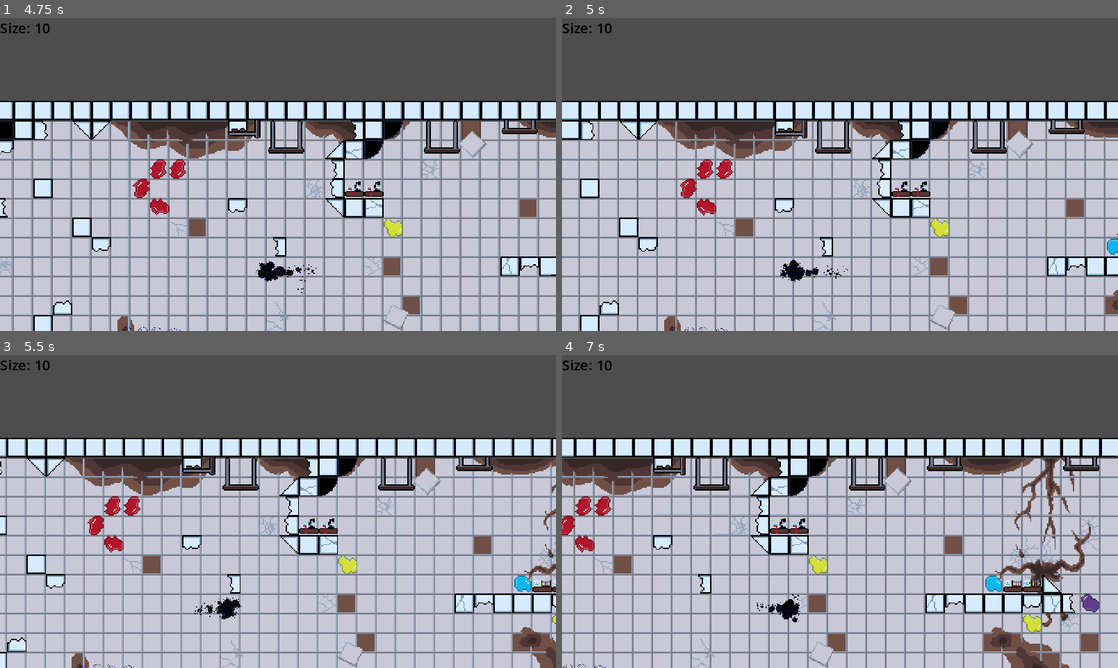
Above: before the commit, frames 1-4 (two rows, left to right).
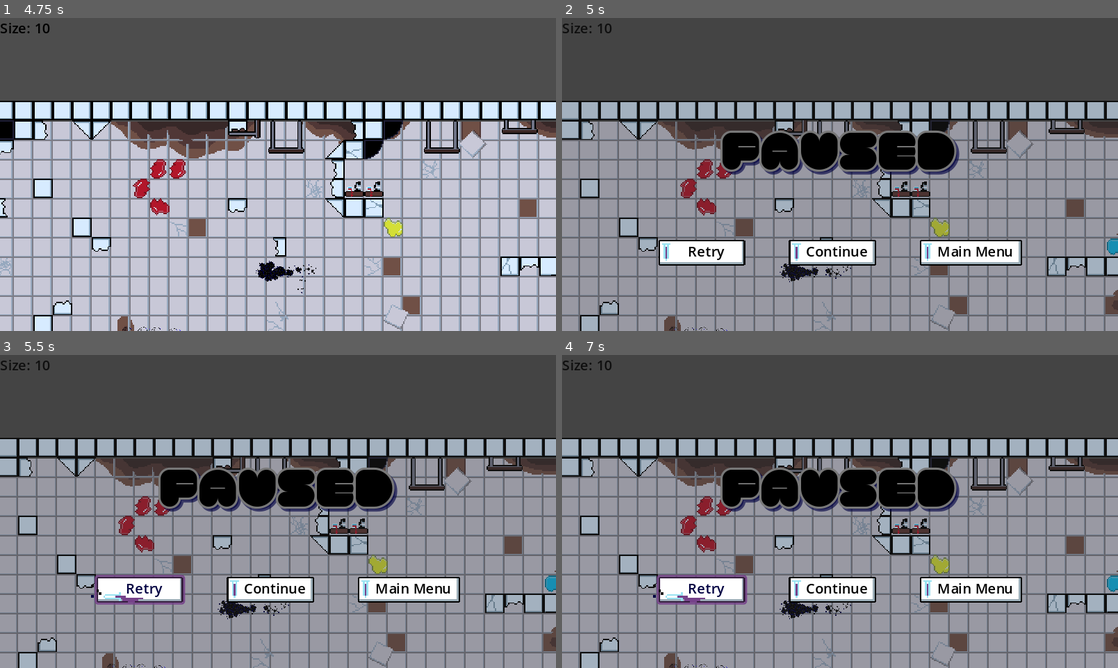
Above: after the commit, the same moments.

Repository: BenBenBenB/godot-testing-2d
Game: Godot game, scene res://scene/main.tscn
Same seed, same stepped clock (60 frames per second), same inputs: the game is played once before the commit and once after it.
Inputs (mouse positions are in pixels of both pictures, inside the frame that each line leads up to):
- Up to frame 1 (4.75 s): click "Play" at 0.5 s; hold D (move_right) 1.28-2.03 s; hold S (move_down) 2.03-2.78 s; hold D (move_right) 2.78-3.53 s; hold W (move_up) 3.53-4.28 s; hold A (move_left) from 4.28 s (still down)
- Up to frame 2 (5 s): keep holding A (move_left); tap Escape (pause) at 4.9 s
- Up to frame 3 (5.5 s): release A (move_left) at 5 s; click (139, 589) at 5 s, where only the run after the commit has a clickable "Retry"
- Up to frame 4 (7 s): click (701, 589) at 5.75 s, where only the run after the commit has a clickable "Retry"; click (701, 589) at 6.5 s, where only the run after the commit has a clickable "Retry"

Frame 1 is identical in both runs. In frame 2, 67% of the frame differs, in the area x 0-100%, y 26-100%; in frame 3, 70%; in frame 4, 71%.

Commit message:
pause menu starting to work

Diff:
--- a/scene/level/level_01.tscn
+++ b/scene/level/level_01.tscn
@@ -178,7 +178,6 @@
 label_settings = SubResource("LabelSettings_gq3t0")
 
 [node name="pause_menu" parent="CharacterBody2D/CanvasLayer" instance=ExtResource("12_h4vcx")]
-process_mode = 2
 visible = false
 
 [node name="testingCamera2D" type="Camera2D" parent="CharacterBody2D"]
--- a/scene/ui/button_methods.gd
+++ b/scene/ui/button_methods.gd
@@ -8,15 +8,21 @@
 
 
 # Called every frame. 'delta' is the elapsed time since the previous frame.
-func _process(delta):
+func _process(_delta):
+	#this works but immediately closes menu because
+	#my best guess is they're reading from the same frame of button release
+	#because it still immediately closed the fucking menu
+	#if get_node(".").is_in_group("pause menu"):
+		#if Input.is_action_just_released("pause"):
+			#_on_continue_button_pressed()
 	pass
 
 
-func _on_button_focus_entered(name):
+func _on_button_focus_entered(button_name):
 	if hover_particle != null:
 		#get a reference to the button that sent the signal
 		#print(get_node(str("%",button)))
-		var button = get_node(str("%",name))
+		var button = get_node(str("%",button_name))
 		hover_particle.position = Vector2(button.position.x, button.position.y + (button.size.y / 2))
 		#hover_particle.position = button.position
 		hover_particle.visible = true
--- a/scene/ui/pause_menu.tscn
+++ b/scene/ui/pause_menu.tscn
@@ -4,7 +4,8 @@
 [ext_resource type="Script" path="res://scene/ui/button_methods.gd" id="2_2jf13"]
 [ext_resource type="PackedScene" uid="uid://cg2matkx410x5" path="res://scene/ui/hover_particle.tscn" id="3_45hui"]
 
-[node name="pause_menu" type="Control" node_paths=PackedStringArray("hover_particle")]
+[node name="pause_menu" type="Control" node_paths=PackedStringArray("hover_particle") groups=["pause menu"]]
+process_mode = 2
 layout_mode = 3
 anchors_preset = 15
 anchor_right = 1.0
--- a/script/entities/test_player.gd
+++ b/script/entities/test_player.gd
@@ -16,6 +16,8 @@
 
 #UI
 @onready var size_text: Label = $"CanvasLayer/Size Label"
+
+
 func _ready():
 	#get info from level and update the UI
 	scroll_speed = current_level.scroll_speed
@@ -61,6 +63,11 @@
 	if position.x < left_wall:
 		LevelManager.unload_level() # replace with a proper player_died method
 
+	#detect game pausing input
+	if Input.is_action_just_released("pause"):
+		get_tree().paused = true
+		$CanvasLayer/pause_menu.show()
+
 @warning_ignore("unused_parameter")
 func _physics_process(delta):
 	get_input()
